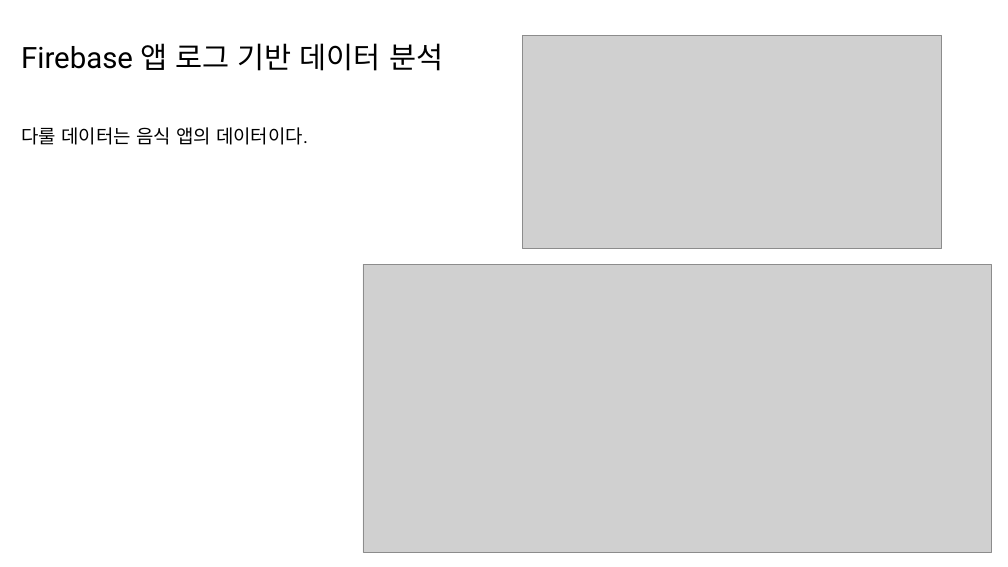
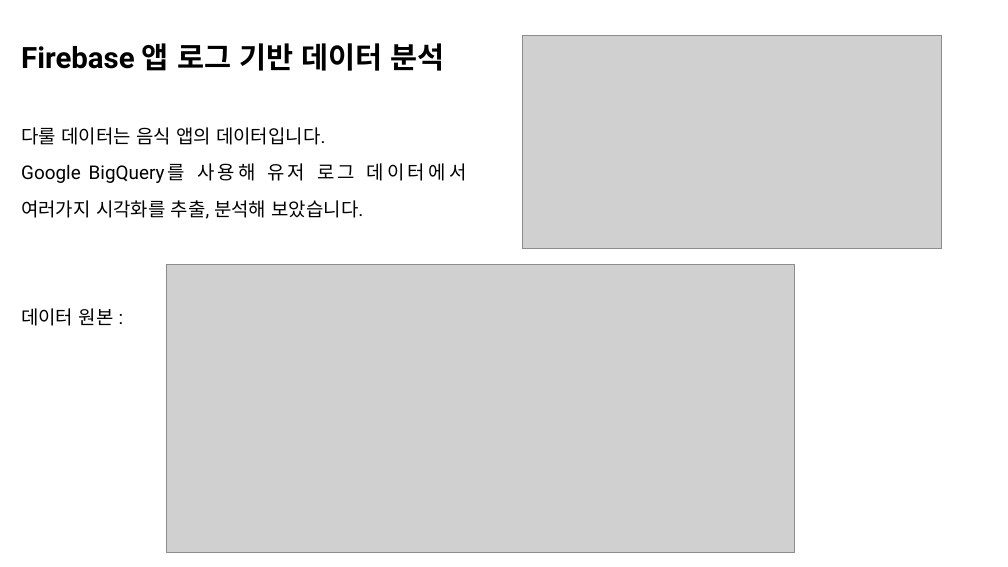
Before and after one commit to Indongspace/Personal_project, a slide deck: slide 1 of 앱 로그 데이터 분석.pptx. Drawn at 1008x567 pixels with LibreOffice and Linux fonts; fonts in the diff are those of the drawing; grey boxes stand for pictures. Boxes give left, top, right and bottom in pixels: in the first picture for what was removed or moved away, otherwise in the second. Text is boxed around its words. In the diff, an @@ line names an element or a change of style, - is before the commit and + after.

```diff
--- a/앱 로그 데이터 분석.pptx
+++ b/앱 로그 데이터 분석.pptx
@@ text at box(21, 43, 445, 71): bold on in "Firebase 앱 로그 기반 데이터 분석" @@
@@ text at box(21, 127, 466, 326): text changed @@
-다룰 데이터는 음식 앱의 데이터이다.
+다룰 데이터는 음식 앱의 데이터입니다.
+Google BigQuery를 사용해 유저 로그 데이터에서 여러가지 시각화를 추출, 분석해 보았습니다.
+데이터 원본 :
@@ picture: place and size @@
-picture at box(363, 265, 991, 553)
+picture at box(166, 265, 795, 553)
```
Also in this commit, not shown: 9 other slides changed, 8 slides added, 2 other files.
